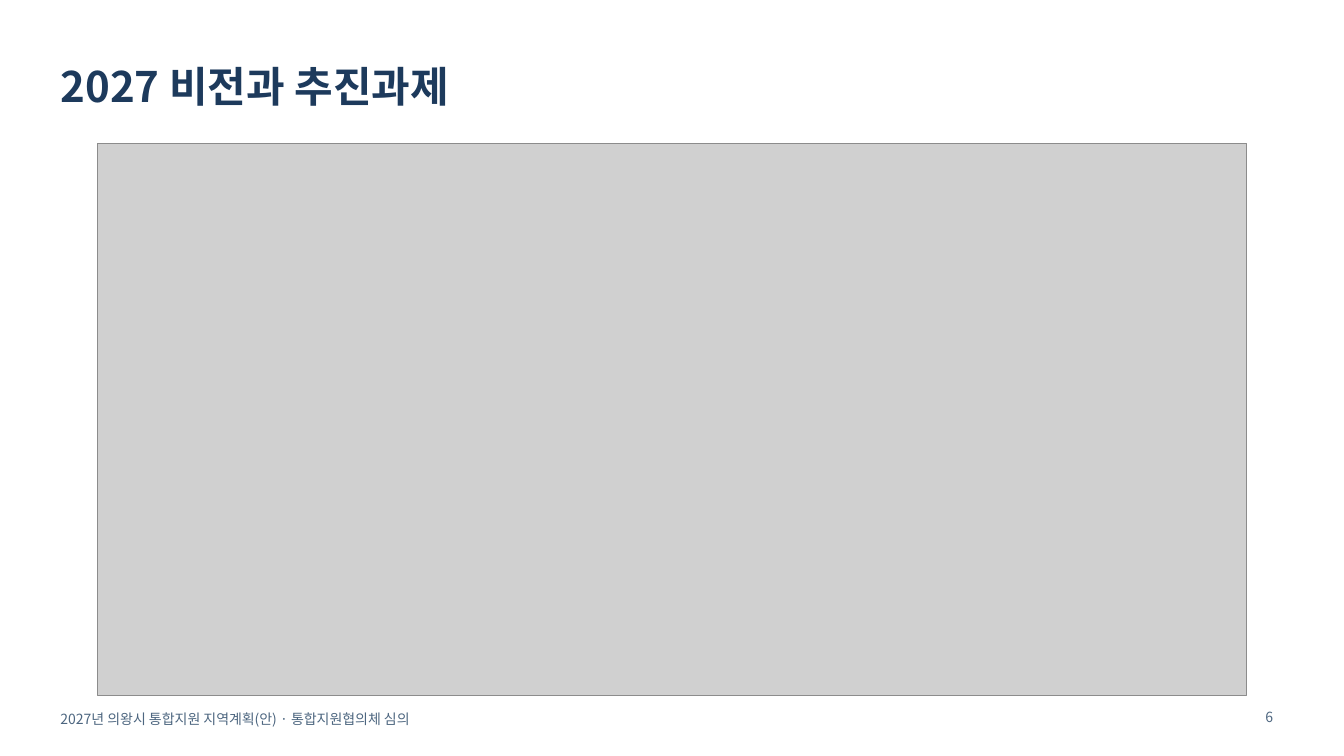
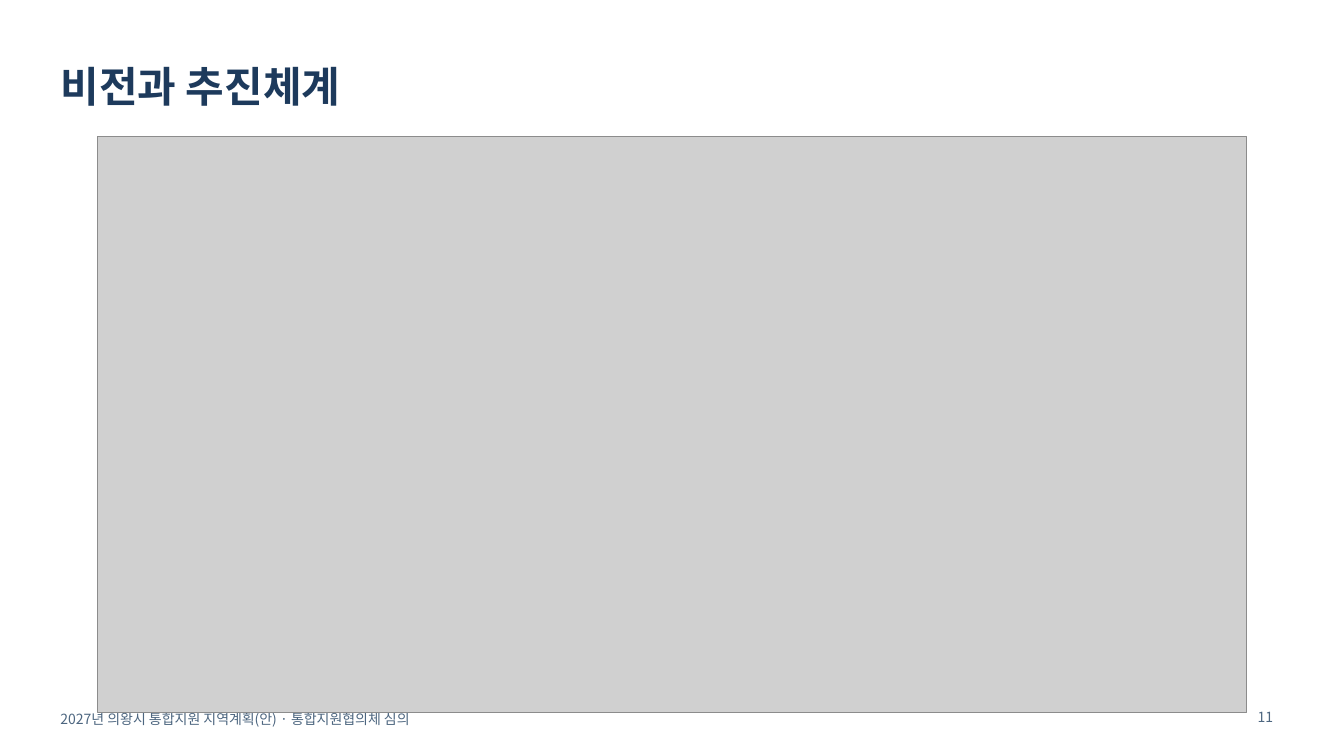
Before and after one commit to skys0430-creator/ssosso0430, a slide deck: slide 11 of docs/uiwang-2027-plan/files/2027_지역계획_협의체심의_발표자료.pptx (slide 6 before the commit). Drawn at 1344x756 pixels with LibreOffice and Linux fonts; fonts in the diff are those of the drawing; grey boxes stand for pictures. Boxes give left, top, right and bottom in pixels: in the first picture for what was removed or moved away, otherwise in the second. Text is boxed around its words. In the diff, an @@ line names an element or a change of style, - is before the commit and + after.

```diff
--- a/docs/uiwang-2027-plan/files/2027_지역계획_협의체심의_발표자료.pptx
+++ b/docs/uiwang-2027-plan/files/2027_지역계획_협의체심의_발표자료.pptx
@@ title at [60,66,340,106]: text changed @@
-2027 비전과 추진과제
+비전과 추진체계
@@ picture: place and size @@
-picture at [98,143,1247,696]
+picture at [98,136,1247,713]
@@ page number at [1258,711,1274,722]: text changed @@
-6
+11
```
Also in this commit, not shown: 6 other slides changed, 15 slides added, 7 slides removed, 9 other files.
